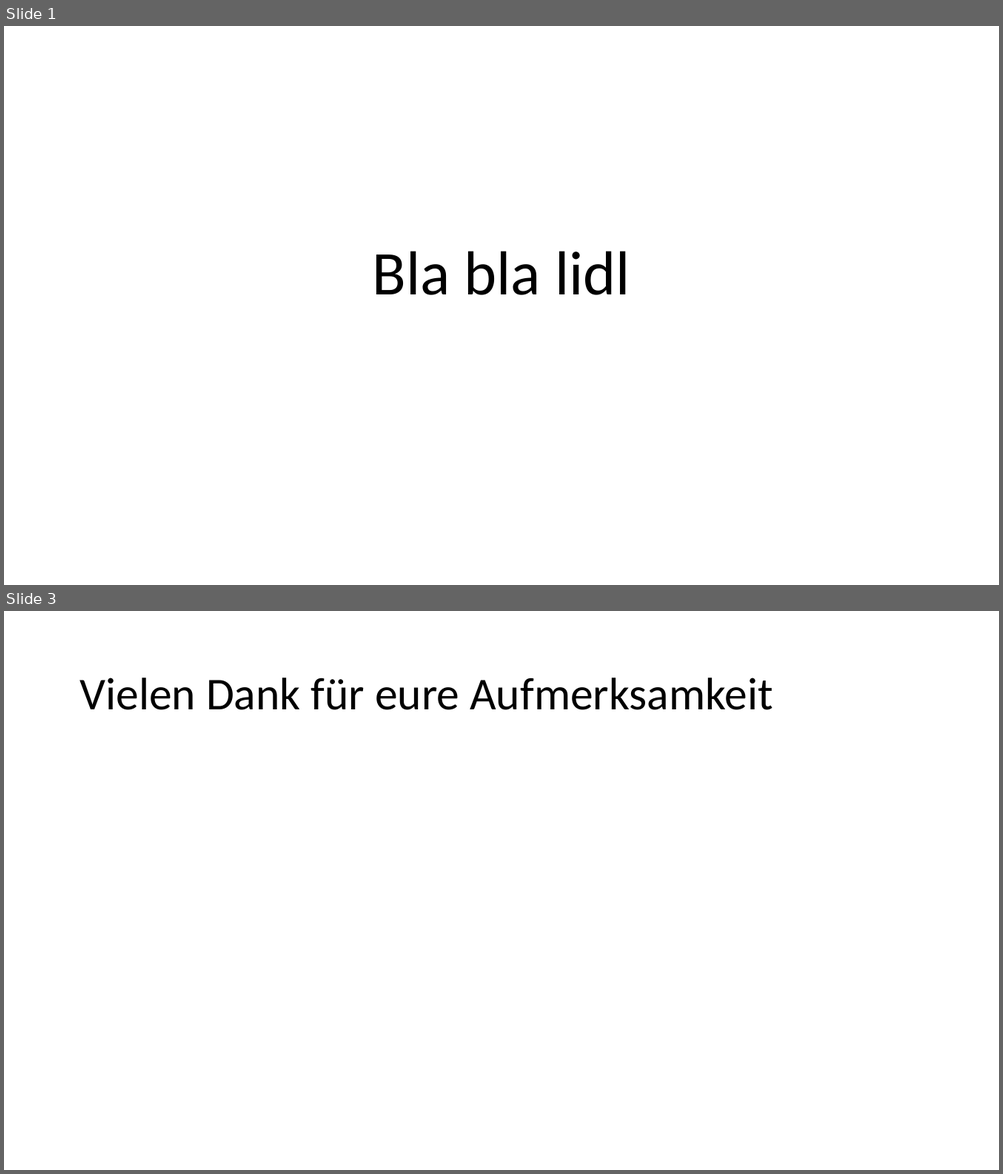
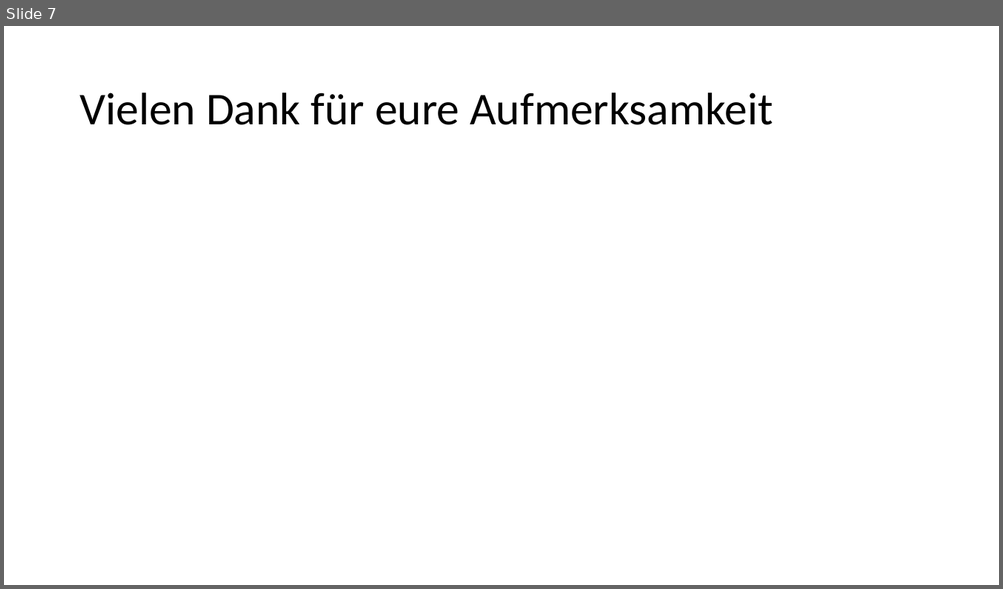
Before and after one commit to AndreasNeuhierl/InnoMgmt, a slide deck: PPT_KI_Innovation.pptx. Shown one above the other, each under a label of ours: slides 1 and 3 before the commit, slide 7 after it; the slides between them are not shown. The pictures are 1003x1174 and 1003x589 pixels, drawn with LibreOffice and Linux fonts; fonts in the diff are those of the drawing. Boxes give left, top, right and bottom in pixels: in the first picture for what was removed or moved away, otherwise in the second. Text is boxed around its words. In the diff, an @@ line names an element or a change of style, - is before the commit and + after.

```diff
--- a/PPT_KI_Innovation.pptx
+++ b/PPT_KI_Innovation.pptx
@@ slide 1 removed at box(4, 26, 999, 585), background #FFFFFF @@
@@ title removed at box(373, 251, 630, 295) @@
-Bla bla lidl
@@ what was slide 3 is now slide 7 @@
```
Also in this commit, not shown: 1 slide changed, 5 slides added, 1 other file.
